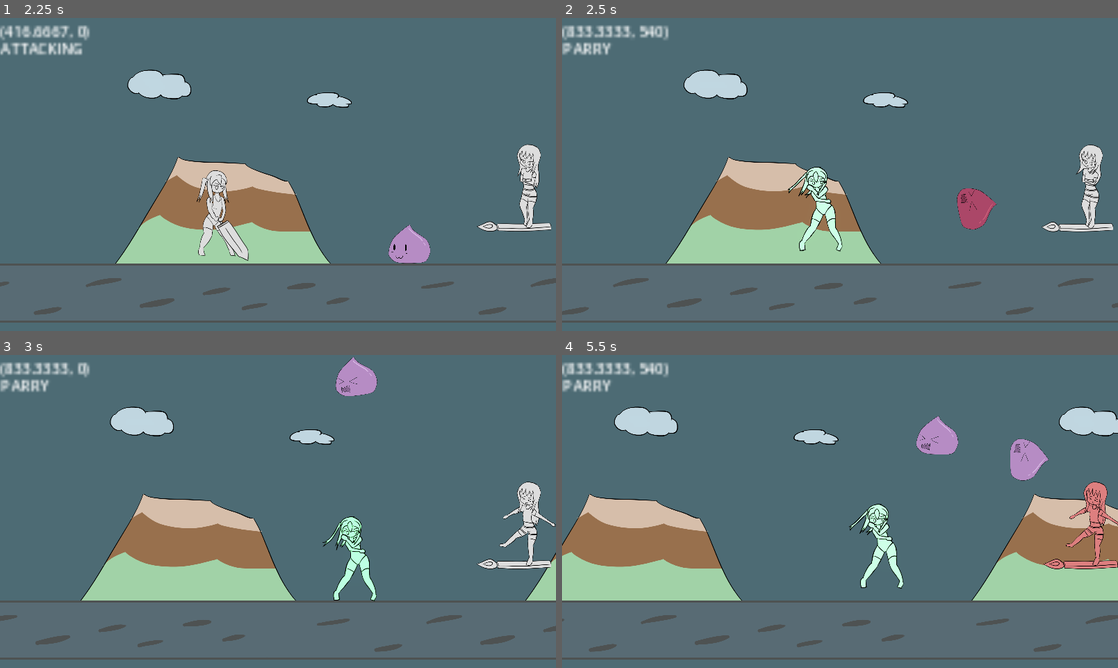
Above: before the commit, frames 1-4 (two rows, left to right).
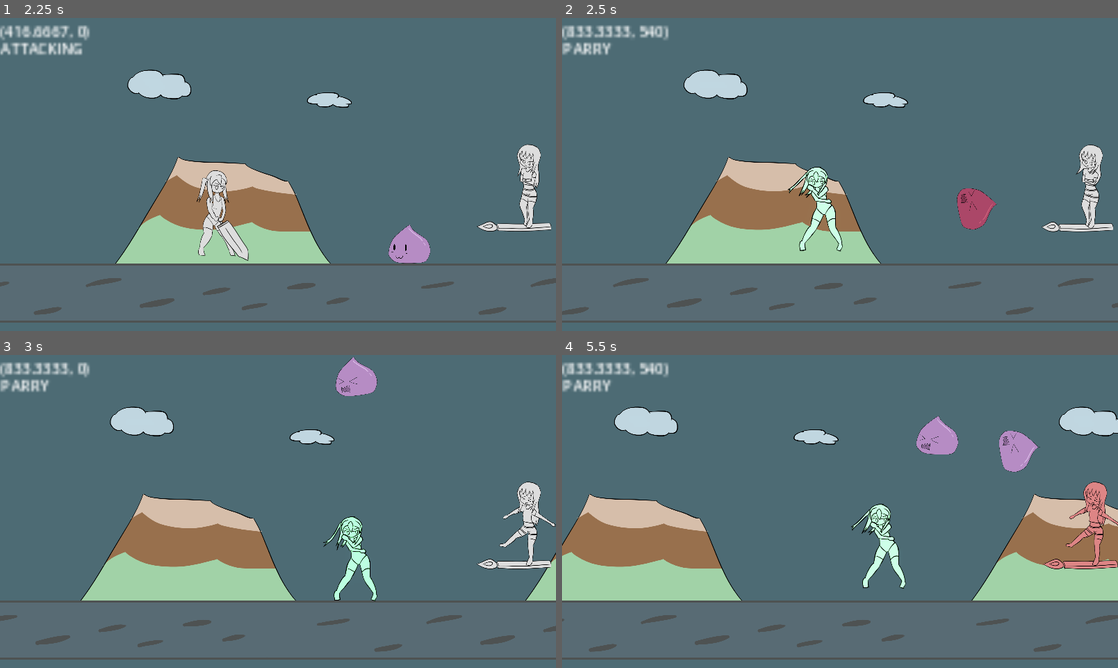
Above: after the commit, the same moments.

Repository: BeatMil/Animurun
Game: Godot game, scene res://scenes/main_menu.tscn
The game is run twice, just before and just after one commit, with the same random seed, the same clock (stepped at 60 frames per second) and the same inputs.
Inputs:
- Up to frame 1 (2.25 s): click "Sound Test" at 0.5 s; click "Start" at 1.25 s; hold D (move_right) from 2.03 s (still down); hold L (attack) from 2.03 s (still down)
- Up to frame 2 (2.5 s): keep holding D (move_right); keep holding L (attack); tap Space (jump) at 2.27 s; tap J (block) at 2.3 s
- Up to frame 3 (3 s): keep holding D (move_right); tap Space (jump) at 2.57 s; release L (attack) at 2.78 s; tap J (block) at 2.85 s
- Up to frame 4 (5.5 s): tap Space (jump) at 3.02, 3.32, 3.8, 4.35, 4.52, 4.82, 5.27 s; tap K (dodge) at 3.05 s; release D (move_right) at 3.53 s; hold A (move_left) 3.53-4.28 s; hold K (dodge) 3.53-4.28 s; hold D (move_right) from 4.28 s (still down); tap L (attack) at 4.55 s; hold L (attack) from 5.03 s (still down); tap J (block) at 5.3 s

Frame 1 is identical in both runs. In frame 2, 0.3% of the frame differs, in the area x 40-51%, y 47-75%; in frame 3, 0.4%; in frame 4, 1.7%, in the area x 51-100%, y 24-75%.

Commit message:
Chiichan can now chain parry and dodge

Diff:
--- a/scenes/forest.tscn
+++ b/scenes/forest.tscn
@@ -1,43 +1,43 @@
 [gd_scene load_steps=77 format=3 uid="uid://sa8iqc45gidu"]
 
 [ext_resource type="Script" path="res://scripts/forest.gd" id="1_trs0b"]
-[ext_resource type="Texture2D" uid="uid://dh13bx01yu78m" path="res://media/sprites/kaisouko_look.png" id="2_b416e"]
+[ext_resource type="Texture2D" uid="uid://dh13bx01yu78m" path="res://Media/sprites/kaisouko_look.png" id="2_b416e"]
 [ext_resource type="Script" path="res://scripts/parallax_controller.gd" id="3_6vke0"]
-[ext_resource type="Texture2D" uid="uid://dqya23lpwqwc5" path="res://media/sprites/clouds.png" id="3_6vtol"]
+[ext_resource type="Texture2D" uid="uid://dqya23lpwqwc5" path="res://Media/sprites/clouds.png" id="3_6vtol"]
 [ext_resource type="Script" path="res://scripts/parallax_layer_auto.gd" id="3_qw77j"]
-[ext_resource type="Texture2D" uid="uid://c6cckqobux4ov" path="res://media/sprites/mountain.png" id="4_oa7ea"]
-[ext_resource type="Texture2D" uid="uid://o3mgqx5thpxh" path="res://media/sprites/ground.png" id="5_rf2wy"]
+[ext_resource type="Texture2D" uid="uid://c6cckqobux4ov" path="res://Media/sprites/mountain.png" id="4_oa7ea"]
+[ext_resource type="Texture2D" uid="uid://o3mgqx5thpxh" path="res://Media/sprites/ground.png" id="5_rf2wy"]
 [ext_resource type="Script" path="res://scripts/chiichan.gd" id="6_b8mqq"]
 [ext_resource type="Script" path="res://scripts/background_dim.gd" id="8_qtgtl"]
-[ext_resource type="AudioStream" uid="uid://dd4t8hc1wr3s0" path="res://media/sfx/sword_attack02.wav" id="9_7jirt"]
-[ext_resource type="AudioStream" uid="uid://4v3ipdlb1tan" path="res://media/sfx/sword_attack01.wav" id="10_2yepl"]
-[ext_resource type="Texture2D" uid="uid://lwgm73y41uvc" path="res://media/sprites/chiichan/chiichan_jump.png" id="10_6dhh6"]
-[ext_resource type="Texture2D" uid="uid://dgcyrp7yhf30r" path="res://media/sprites/chiichan/sword_attack01_b.png" id="11_felwj"]
-[ext_resource type="AudioStream" uid="uid://cj0tmbngsm3js" path="res://media/sfx/block02.wav" id="12_dybn8"]
-[ext_resource type="Texture2D" uid="uid://d0vgnfre8gwpw" path="res://media/sprites/chiichan/chiichan_block_hands.png" id="14_cnjnu"]
-[ext_resource type="AudioStream" uid="uid://bl505quhmyg4f" path="res://media/sfx/hitHurt2.wav" id="14_d0pk3"]
-[ext_resource type="Texture2D" uid="uid://bv2i0f07e50fw" path="res://media/sprites/chiichan/chiichan_block_impact.png" id="16_arhhh"]
-[ext_resource type="AudioStream" uid="uid://cpwu06ws2r1cl" path="res://media/sfx/hitHurt.wav" id="17_ghv7i"]
-[ext_resource type="Texture2D" uid="uid://dqutvk52hfl70" path="res://media/sprites/chiichan/chiichan_dodge_hands.png" id="18_02cit"]
-[ext_resource type="AudioStream" uid="uid://b030i7g3mmmse" path="res://media/sfx/smol_jump.wav" id="18_snu5y"]
-[ext_resource type="Texture2D" uid="uid://coe2xhuyo7vme" path="res://media/sprites/chiichan/chiichan_hitted_hands.png" id="19_hrs51"]
-[ext_resource type="Texture2D" uid="uid://kba1gj20m6bi" path="res://media/sprites/chiichan/chiichan_jump_hand.png" id="21_4kcug"]
-[ext_resource type="AudioStream" uid="uid://q2ijwyc88yom" path="res://media/sfx/sword_deflect.wav" id="21_ve0hw"]
+[ext_resource type="AudioStream" uid="uid://dd4t8hc1wr3s0" path="res://Media/sfx/sword_attack02.wav" id="9_7jirt"]
+[ext_resource type="AudioStream" uid="uid://4v3ipdlb1tan" path="res://Media/sfx/sword_attack01.wav" id="10_2yepl"]
+[ext_resource type="Texture2D" uid="uid://lwgm73y41uvc" path="res://Media/sprites/chiichan/chiichan_jump.png" id="10_6dhh6"]
+[ext_resource type="Texture2D" uid="uid://dgcyrp7yhf30r" path="res://Media/sprites/chiichan/sword_attack01_b.png" id="11_felwj"]
+[ext_resource type="AudioStream" uid="uid://cj0tmbngsm3js" path="res://Media/sfx/block02.wav" id="12_dybn8"]
+[ext_resource type="Texture2D" uid="uid://d0vgnfre8gwpw" path="res://Media/sprites/chiichan/chiichan_block_hands.png" id="14_cnjnu"]
+[ext_resource type="AudioStream" uid="uid://bl505quhmyg4f" path="res://Media/sfx/hitHurt2.wav" id="14_d0pk3"]
+[ext_resource type="Texture2D" uid="uid://bv2i0f07e50fw" path="res://Media/sprites/chiichan/chiichan_block_impact.png" id="16_arhhh"]
+[ext_resource type="AudioStream" uid="uid://cpwu06ws2r1cl" path="res://Media/sfx/hitHurt.wav" id="17_ghv7i"]
+[ext_resource type="Texture2D" uid="uid://dqutvk52hfl70" path="res://Media/sprites/chiichan/chiichan_dodge_hands.png" id="18_02cit"]
+[ext_resource type="AudioStream" uid="uid://b030i7g3mmmse" path="res://Media/sfx/smol_jump.wav" id="18_snu5y"]
+[ext_resource type="Texture2D" uid="uid://coe2xhuyo7vme" path="res://Media/sprites/chiichan/chiichan_hitted_hands.png" id="19_hrs51"]
+[ext_resource type="Texture2D" uid="uid://kba1gj20m6bi" path="res://Media/sprites/chiichan/chiichan_jump_hand.png" id="21_4kcug"]
+[ext_resource type="AudioStream" uid="uid://q2ijwyc88yom" path="res://Media/sfx/sword_deflect.wav" id="21_ve0hw"]
 [ext_resource type="Script" path="res://scripts/wall.gd" id="22_e3h8j"]
-[ext_resource type="AudioStream" uid="uid://cat3cfvygslnu" path="res://media/sfx/dedExplosion.wav" id="23_gl0fv"]
-[ext_resource type="Texture2D" uid="uid://dcmn2cf0r3fq5" path="res://media/sprites/chiichan/chiichan_run_hands.png" id="23_lpcms"]
+[ext_resource type="AudioStream" uid="uid://cat3cfvygslnu" path="res://Media/sfx/dedExplosion.wav" id="23_gl0fv"]
+[ext_resource type="Texture2D" uid="uid://dcmn2cf0r3fq5" path="res://Media/sprites/chiichan/chiichan_run_hands.png" id="23_lpcms"]
 [ext_resource type="PackedScene" uid="uid://d1h4ur6yhpscs" path="res://scenes/ded_menu.tscn" id="24_3kuhs"]
 [ext_resource type="PackedScene" uid="uid://c1vlse56bmgi3" path="res://scenes/pause_menu.tscn" id="25_pyk6c"]
-[ext_resource type="Texture2D" uid="uid://bcxjtirdkl6pf" path="res://media/sprites/cinimatics/taiga_phase1/super_hit01.png" id="25_x8hod"]
+[ext_resource type="Texture2D" uid="uid://bcxjtirdkl6pf" path="res://Media/sprites/cinimatics/taiga_phase1/super_hit01.png" id="25_x8hod"]
 [ext_resource type="PackedScene" uid="uid://ro6ueq5n41wr" path="res://nodes/taiga.tscn" id="26_et4pp"]
-[ext_resource type="Texture2D" uid="uid://dkyiapdpotj7x" path="res://media/sprites/cinimatics/taiga_phase1/super_hit02.png" id="26_hqt3g"]
-[ext_resource type="AudioStream" uid="uid://ccvb7cacaeh25" path="res://media/sfx/charge_02.wav" id="27_7a8he"]
-[ext_resource type="AudioStream" uid="uid://cavppioiw03v4" path="res://media/sfx/parry01.wav" id="28_68vij"]
-[ext_resource type="Texture2D" uid="uid://dyjx2w2gd2jbp" path="res://media/sprites/chiichan/sword_deflect.png" id="28_n1xid"]
-[ext_resource type="Texture2D" uid="uid://dh7jrt8ul4g6d" path="res://media/sprites/chiichan/chiichan_super_hit_hand01.png" id="30_m47r5"]
-[ext_resource type="Texture2D" uid="uid://c37avc23ljqxu" path="res://media/sprites/chiichan/chiichan_parry_success.png" id="30_pk4jm"]
-[ext_resource type="Texture2D" uid="uid://n8o1ai764yv1" path="res://media/sprites/chiichan/chiichan_super_hit_hand02.png" id="31_elekm"]
-[ext_resource type="AudioStream" uid="uid://di8b0mm7tq04a" path="res://media/sfx/laserShoot.wav" id="31_h70ww"]
+[ext_resource type="Texture2D" uid="uid://dkyiapdpotj7x" path="res://Media/sprites/cinimatics/taiga_phase1/super_hit02.png" id="26_hqt3g"]
+[ext_resource type="AudioStream" uid="uid://ccvb7cacaeh25" path="res://Media/sfx/charge_02.wav" id="27_7a8he"]
+[ext_resource type="AudioStream" uid="uid://cavppioiw03v4" path="res://Media/sfx/parry01.wav" id="28_68vij"]
+[ext_resource type="Texture2D" uid="uid://dyjx2w2gd2jbp" path="res://Media/sprites/chiichan/sword_deflect.png" id="28_n1xid"]
+[ext_resource type="Texture2D" uid="uid://dh7jrt8ul4g6d" path="res://Media/sprites/chiichan/chiichan_super_hit_hand01.png" id="30_m47r5"]
+[ext_resource type="Texture2D" uid="uid://c37avc23ljqxu" path="res://Media/sprites/chiichan/chiichan_parry_success.png" id="30_pk4jm"]
+[ext_resource type="Texture2D" uid="uid://n8o1ai764yv1" path="res://Media/sprites/chiichan/chiichan_super_hit_hand02.png" id="31_elekm"]
+[ext_resource type="AudioStream" uid="uid://di8b0mm7tq04a" path="res://Media/sfx/laserShoot.wav" id="31_h70ww"]
 
 [sub_resource type="PhysicsMaterial" id="PhysicsMaterial_vax0k"]
 bounce = 0.8
@@ -331,129 +331,6 @@
 }]
 }
 
-[sub_resource type="Animation" id="Animation_bucmy"]
-resource_name = "block"
-length = 0.8
-step = 0.0833333
-tracks/0/type = "value"
-tracks/0/imported = false
-tracks/0/enabled = true
-tracks/0/path = NodePath("ChiichanPos/sprite:frame")
-tracks/0/interp = 1
-tracks/0/loop_wrap = true
-tracks/0/keys = {
-"times": PackedFloat32Array(0, 0.166667, 0.333333, 0.5, 0.666666, 0.833333),
-"transitions": PackedFloat32Array(1, 1, 1, 1, 1, 1),
-"update": 1,
-"values": [0, 1, 0, 1, 0, 1]
-}
-tracks/1/type = "value"
-tracks/1/imported = false
-tracks/1/enabled = true
-tracks/1/path = NodePath("ChiichanPos/sprite:texture")
-tracks/1/interp = 1
-tracks/1/loop_wrap = true
-tracks/1/keys = {
-"times": PackedFloat32Array(0),
-"transitions": PackedFloat32Array(1),
-"update": 1,
-"values": [ExtResource("14_cnjnu")]
-}
-tracks/2/type = "value"
-tracks/2/imported = false
-tracks/2/enabled = true
-tracks/2/path = NodePath("ChiichanPos/sprite:hframes")
-tracks/2/interp = 1
-tracks/2/loop_wrap = true
-tracks/2/keys = {
-"times": PackedFloat32Array(0),
-"transitions": PackedFloat32Array(1),
-"update": 1,
-"values": [2]
-}
-tracks/3/type = "audio"
-tracks/3/imported = false
-tracks/3/enabled = true
-tracks/3/path = NodePath("AnimationPlayer/AudioStreamPlayer")
-tracks/3/interp = 1
-tracks/3/loop_wrap = true
-tracks/3/keys = {
-"clips": [{
-"end_offset": 0.0,
-"start_offset": 0.0,
-"stream": ExtResource("12_dybn8")
-}],
-"times": PackedFloat32Array(0)
-}
-tracks/3/use_blend = true
-tracks/4/type = "value"
-tracks/4/imported = false
-tracks/4/enabled = true
-tracks/4/path = NodePath("ChiichanPos/sprite:modulate")
-tracks/4/interp = 1
-tracks/4/loop_wrap = true
-tracks/4/keys = {
-"times": PackedFloat32Array(0, 0.3332),
-"transitions": PackedFloat32Array(1, 1),
-"update": 0,
-"values": [Color(0.317647, 0.92549, 0.486275, 1), Color(1, 1, 1, 1)]
-}
-tracks/5/type = "method"
-tracks/5/imported = false
-tracks/5/enabled = true
-tracks/5/path = NodePath(".")
-tracks/5/interp = 1
-tracks/5/loop_wrap = true
-tracks/5/keys = {
-"times": PackedFloat32Array(0),
-"transitions": PackedFloat32Array(1),
-"values": [{
-"args": [],
-"method": &"normal_collision"
-}]
-}
-tracks/6/type = "value"
-tracks/6/imported = false
-tracks/6/enabled = true
-tracks/6/path = NodePath("ChiichanPos/sprite:position")
-tracks/6/interp = 1
-tracks/6/loop_wrap = true
-tracks/6/keys = {
-"times": PackedFloat32Array(0),
-"transitions": PackedFloat32Array(1),
-"update": 0,
-"values": [Vector2(36, -30)]
-}
-tracks/7/type = "method"
-tracks/7/imported = false
-tracks/7/enabled = true
-tracks/7/path = NodePath(".")
-tracks/7/interp = 1
-tracks/7/loop_wrap = true
-tracks/7/keys = {
-"times": PackedFloat32Array(0, 0.333333),
-"transitions": PackedFloat32Array(1, 1),
-"values": [{
-"args": [7],
-"method": &"set_state"
-}, {
-"args": [1],
-"method": &"set_state"
-}]
-}
-tracks/8/type = "value"
-tracks/8/imported = false
-tracks/8/enabled = true
-tracks/8/path = NodePath("ChiichanPos/sprite:self_modulate")
-tracks/8/interp = 1
-tracks/8/loop_wrap = true
-tracks/8/keys = {
-"times": PackedFloat32Array(0, 0.333333),
-"transitions": PackedFloat32Array(1, 1),
-"update": 0,
-"values": [Color(1.8, 1.8, 1.8, 1), Color(1, 1, 1, 1)]
-}
-
 [sub_resource type="Animation" id="Animation_gbugi"]
 resource_name = "block_impact"
 length = 0.333342
@@ -532,6 +409,20 @@
 "transitions": PackedFloat32Array(1, 1),
 "update": 0,
 "values": [Color(0.988235, 0.980392, 0.85098, 1), Color(1, 1, 1, 1)]
+}
+tracks/6/type = "method"
+tracks/6/imported = false
+tracks/6/enabled = true
+tracks/6/path = NodePath(".")
+tracks/6/interp = 1
+tracks/6/loop_wrap = true
+tracks/6/keys = {
+"times": PackedFloat32Array(0),
+"transitions": PackedFloat32Array(1),
+"values": [{
+"args": [4],
+"method": &"set_state"
+}]
 }
 
 [sub_resource type="Animation" id="Animation_snods"]
@@ -1445,16 +1336,139 @@
 "values": [Color(0.988235, 0.980392, 0.85098, 1), Color(1, 1, 1, 1)]
 }
 
+[sub_resource type="Animation" id="Animation_bucmy"]
+resource_name = "parry"
+length = 0.8
+step = 0.0833333
+tracks/0/type = "value"
+tracks/0/imported = false
+tracks/0/enabled = true
+tracks/0/path = NodePath("ChiichanPos/sprite:frame")
+tracks/0/interp = 1
+tracks/0/loop_wrap = true
+tracks/0/keys = {
+"times": PackedFloat32Array(0, 0.166667, 0.333333, 0.5, 0.666666, 0.833333),
+"transitions": PackedFloat32Array(1, 1, 1, 1, 1, 1),
+"update": 1,
+"values": [0, 1, 0, 1, 0, 1]
+}
+tracks/1/type = "value"
+tracks/1/imported = false
+tracks/1/enabled = true
+tracks/1/path = NodePath("ChiichanPos/sprite:texture")
+tracks/1/interp = 1
+tracks/1/loop_wrap = true
+tracks/1/keys = {
+"times": PackedFloat32Array(0),
+"transitions": PackedFloat32Array(1),
+"update": 1,
+"values": [ExtResource("14_cnjnu")]
+}
+tracks/2/type = "value"
+tracks/2/imported = false
+tracks/2/enabled = true
+tracks/2/path = NodePath("ChiichanPos/sprite:hframes")
+tracks/2/interp = 1
+tracks/2/loop_wrap = true
+tracks/2/keys = {
+"times": PackedFloat32Array(0),
+"transitions": PackedFloat32Array(1),
+"update": 1,
+"values": [2]
+}
+tracks/3/type = "audio"
+tracks/3/imported = false
+tracks/3/enabled = true
+tracks/3/path = NodePath("AnimationPlayer/AudioStreamPlayer")
+tracks/3/interp = 1
+tracks/3/loop_wrap = true
+tracks/3/keys = {
+"clips": [{
+"end_offset": 0.0,
+"start_offset": 0.0,
+"stream": ExtResource("12_dybn8")
+}],
+"times": PackedFloat32Array(0)
+}
+tracks/3/use_blend = true
+tracks/4/type = "value"
+tracks/4/imported = false
+tracks/4/enabled = true
+tracks/4/path = NodePath("ChiichanPos/sprite:modulate")
+tracks/4/interp = 1
+tracks/4/loop_wrap = true
+tracks/4/keys = {
+"times": PackedFloat32Array(0, 0.3332),
+"transitions": PackedFloat32Array(1, 1),
+"update": 0,
+"values": [Color(0.317647, 0.92549, 0.486275, 1), Color(1, 1, 1, 1)]
+}
+tracks/5/type = "method"
+tracks/5/imported = false
+tracks/5/enabled = true
+tracks/5/path = NodePath(".")
+tracks/5/interp = 1
+tracks/5/loop_wrap = true
+tracks/5/keys = {
+"times": PackedFloat32Array(0),
+"transitions": PackedFloat32Array(1),
+"values": [{
+"args": [],
+"method": &"normal_collision"
+}]
+}
+tracks/6/type = "value"
+tracks/6/imported = false
+tracks/6/enabled = true
+tracks/6/path = NodePath("ChiichanPos/sprite:position")
+tracks/6/interp = 1
+tracks/6/loop_wrap = true
+tracks/6/keys = {
+"times": PackedFloat32Array(0),
+"transitions": PackedFloat32Array(1),
+"update": 0,
+"values": [Vector2(36, -30)]
+}
+tracks/7/type = "method"
+tracks/7/imported = false
+tracks/7/enabled = true
+tracks/7/path = NodePath(".")
+tracks/7/interp = 1
+tracks/7/loop_wrap = true
+tracks/7/keys = {
+"times": PackedFloat32Array(0, 0.333333),
+"transitions": PackedFloat32Array(1, 1),
+"values": [{
+"args": [7],
+"method": &"set_state"
+}, {
+"args": [3],
+"method": &"set_state"
+}]
+}
+tracks/8/type = "value"
+tracks/8/imported = false
+tracks/8/enabled = true
+tracks/8/path = NodePath("ChiichanPos/sprite:self_modulate")
+tracks/8/interp = 1
+tracks/8/loop_wrap = true
+tracks/8/keys = {
+"times": PackedFloat32Array(0, 0.333333),
+"transitions": PackedFloat32Array(1, 1),
+"update": 0,
+"values": [Color(1.8, 1.8, 1.8, 1), Color(1, 1, 1, 1)]
+}
+
 [sub_resource type="AnimationLibrary" id="AnimationLibrary_8jhmc"]
 _data = {
 "RESET": SubResource("Animation_450t4"),
 "attack01_2": SubResource("Animation_tft38"),
-"block": SubResource("Animation_bucmy"),
 "block_impact": SubResource("Animation_gbugi"),
 "dodge": SubResource("Animation_snods"),
 "hurt": SubResource("Animation_uv8rb"),
 "jump": SubResource("Animation_fgy5s"),
 "old_attack": SubResource("Animation_gbfl8"),
+"parry": SubResource("Animation_bucmy"),
 "parry_success": SubResource("Animation_onuwh"),
 "run": SubResource("Animation_c0ony"),
 "super_hit": SubResource("Animation_v15od"),
--- a/scripts/chiichan.gd
+++ b/scripts/chiichan.gd
@@ -99,12 +99,11 @@
 		attack01()
 
 	if event.is_action_pressed("block"):
-		if state not in [States.BLOCK_IMPACT, States.ATTACKING, States.DODGING]:
-			block()
+		if state not in [States.ATTACKING, States.BLOCK_IMPACT]:
+			parry()
 
 	if event.is_action_pressed("dodge"):
-		if state not in [States.BLOCK_IMPACT, States.ATTACKING]:
-			dodge()
+		dodge()
 
 
 func lerp_velocity_x():
@@ -155,6 +154,9 @@
 	if state in [States.PARRY, States.PARRY_SUCCESS]:
 		anim_player.play("parry_success")
 		state = States.PARRY_SUCCESS
+	elif state in [States.BLOCKING, States.BLOCK_IMPACT]:
+		anim_player.play("block_impact")
+		velocity += (power / 2)
 	else:
 		anim_player.play("hurt")
 		velocity += power
@@ -194,9 +196,8 @@
 	state = _state
 
 
-func block():
-	state = States.BLOCKING
-	anim_player.play("block")
+func parry():
+	anim_player.play("parry")
 
 
 func dodge():
@@ -244,7 +245,7 @@
 	if anim_name in [
 		"attack01",
 		"hurt",
-		"block",
+		"parry",
 		"block_impact",
 		"attack01_2",
 		"dodge",
